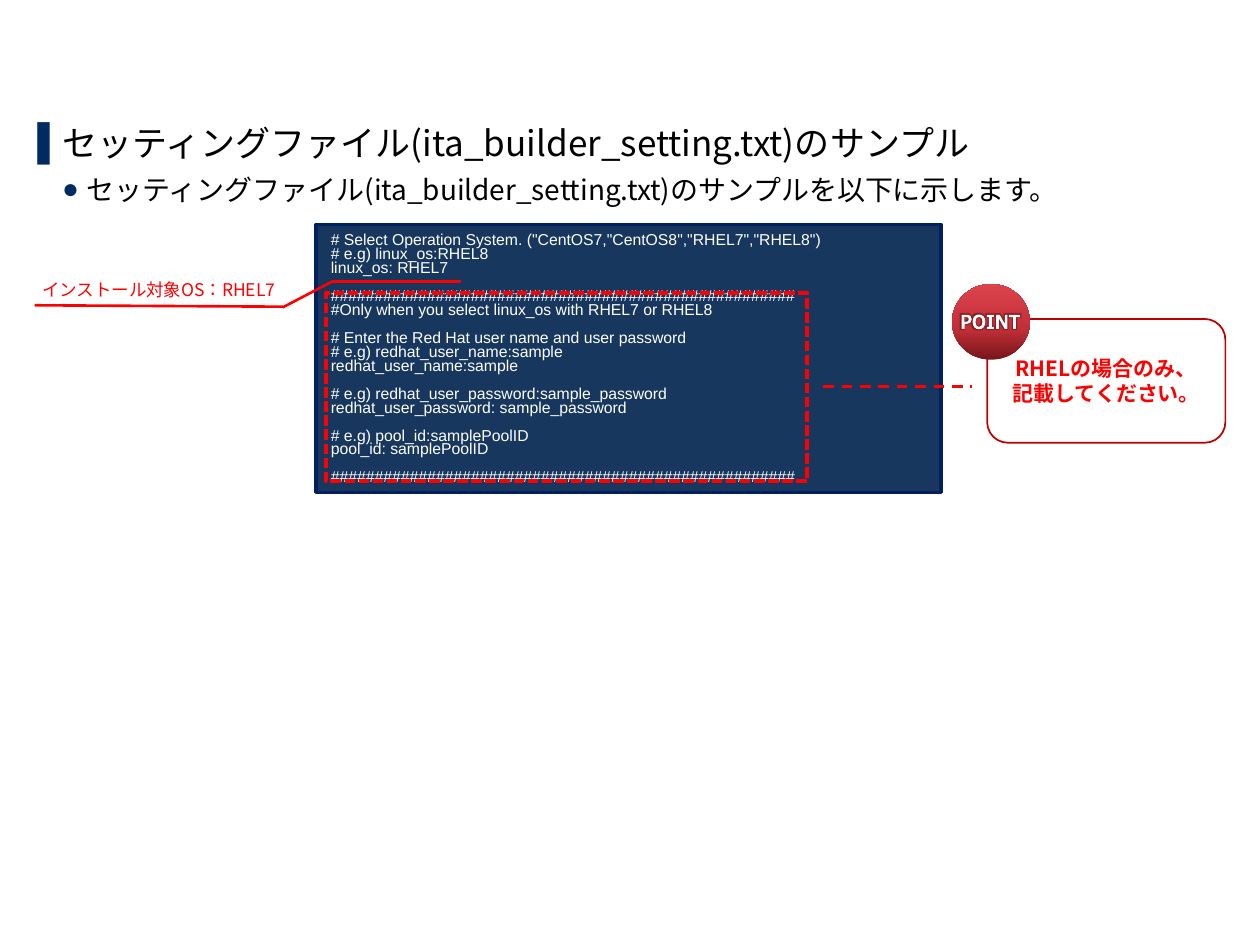
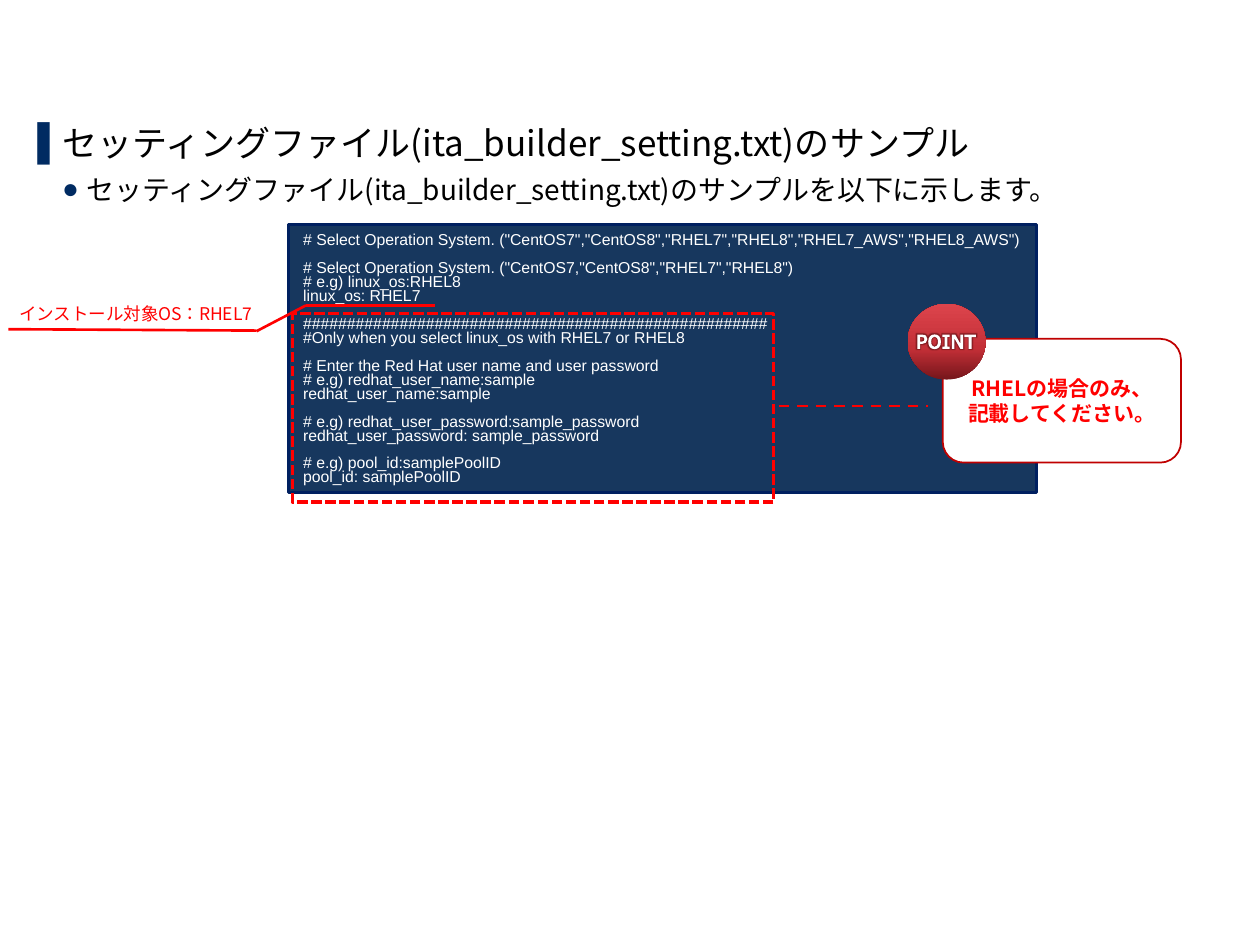
Before and after one commit to exastro-suite/it-automation-docs, a slide deck: slide 15 of asset/Learn_ja/ITA-online-install_ja.pptx. Drawn at 1260x945 pixels with LibreOffice and Linux fonts; fonts in the diff are those of the drawing; background and template pictures are left out. Boxes give left, top, right and bottom in pixels: in the first picture for what was removed or moved away, otherwise in the second. Text is boxed around its words. In the diff, an @@ line names an element or a change of style, - is before the commit and + after.

```diff
--- a/asset/Learn_ja/ITA-online-install_ja.pptx
+++ b/asset/Learn_ja/ITA-online-install_ja.pptx
@@ rectangle "# Select Operation System. ("CentOS7","CentOS8","RHEL7","RHE ...": place and size @@
-rectangle "# Select Operation System. ("CentOS7","CentOS8","RHEL7","RHE ..." at [316, 224, 941, 493]
+rectangle "# Select Operation System. ("CentOS7","CentOS8","RHEL7","RHE ..." at [289, 224, 1037, 493]
@@ text in rectangle at [316, 233, 1019, 249]: paragraph added @@
+# Select Operation System. ("CentOS7","CentOS8","RHEL7","RHEL8","RHEL7_AWS","RHEL8_AWS")
@@ text "インストール対象OS：RHEL7": place and size @@
-text "インストール対象OS：RHEL7" at [42, 281, 275, 298]
+text "インストール対象OS：RHEL7" at [19, 305, 252, 322]
@@ 3 lines: place and size @@
-3 lines at [35, 281, 461, 307]
+3 lines at [9, 305, 435, 331]
@@ rectangle: place and size @@
-rectangle at [326, 292, 808, 481]
+rectangle at [292, 314, 774, 503]
@@ 1 rounded rectangle, 1 freeform shape, 1 line, 1 ellipse: place and size @@
-1 rounded rectangle, 1 freeform shape, 1 line, 1 ellipse at [823, 284, 1226, 442]
+1 rounded rectangle, 1 freeform shape, 1 line, 1 ellipse at [779, 304, 1181, 462]
@@ rounded rectangle "RHELの場合のみ、" at [942, 339, 1181, 462]: fill none to #FFFFFF @@
```
Also in this commit, not shown: 1 other slide changed.
